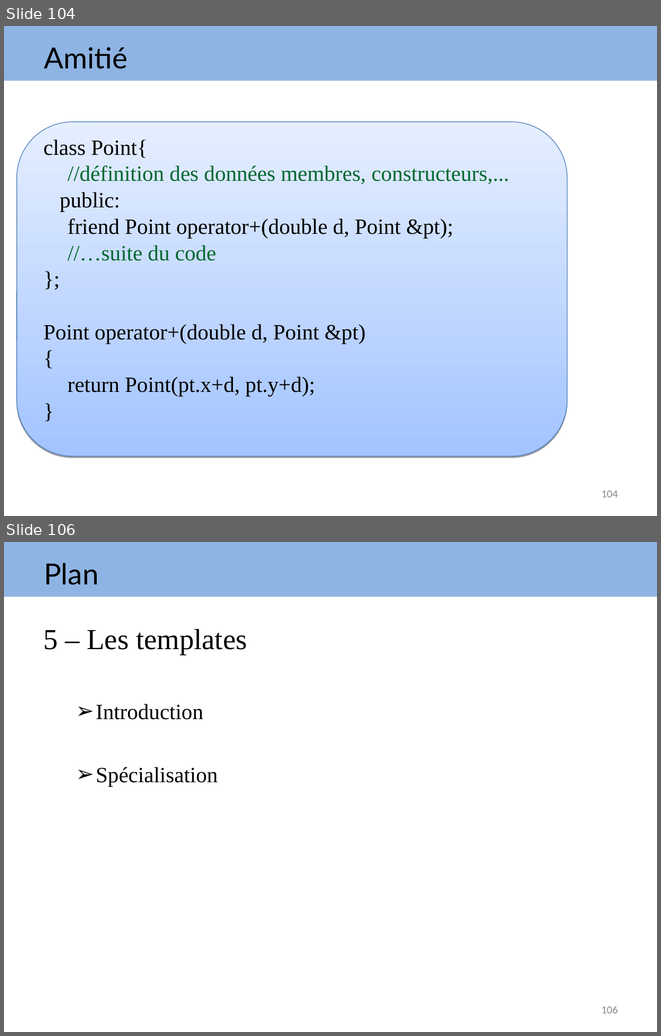
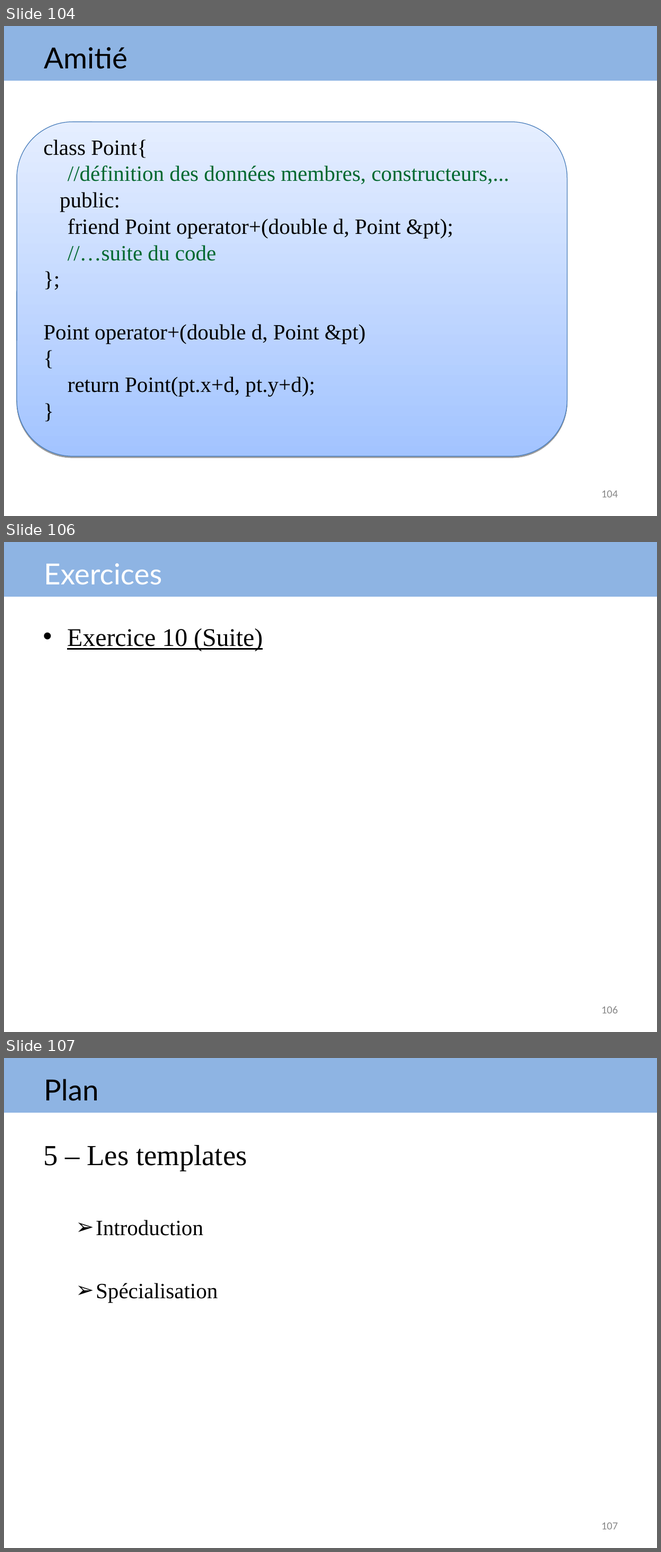
Before and after one commit to arnaudbirk/Formation-CPlusPlus, a slide deck: cours/Formation EVAFI C++.ppt. Shown one above the other, each under a label of ours: slides 104 and 106 before the commit, slides 104, 106 and 107 after it; the slides between them are not shown. The pictures are 661x1036 and 661x1552 pixels, drawn with LibreOffice and Linux fonts; fonts in the diff are those of the drawing. Boxes give left, top, right and bottom in pixels: in the first picture for what was removed or moved away, otherwise in the second. Text is boxed around its words. In the diff, an @@ line names an element or a change of style, - is before the commit and + after.

Commit message:
Ajout Exercice 11 et 12

```diff
--- a/cours/Formation EVAFI C++.ppt
+++ b/cours/Formation EVAFI C++.ppt
@@ slide 106 added at (4,542,657,1032), background #FFFFFF; not listed: 1 template element that a slide beside it also shows @@
@@ text added at (44,563,162,585), 32 pt, text #FFFFFF @@
+Exercices
@@ text added at (67,628,263,651), 28 pt, text #000000, underline @@
+• Exercice 10 (Suite)
@@ page number added at (601,1006,618,1013), 12 pt, text #898989 @@
+106
@@ what was slide 106 is now slide 107 @@
@@ page number at (601,1522,618,1529): text changed @@
-106
+107
```
Also in this commit, not shown: 2 other files.
